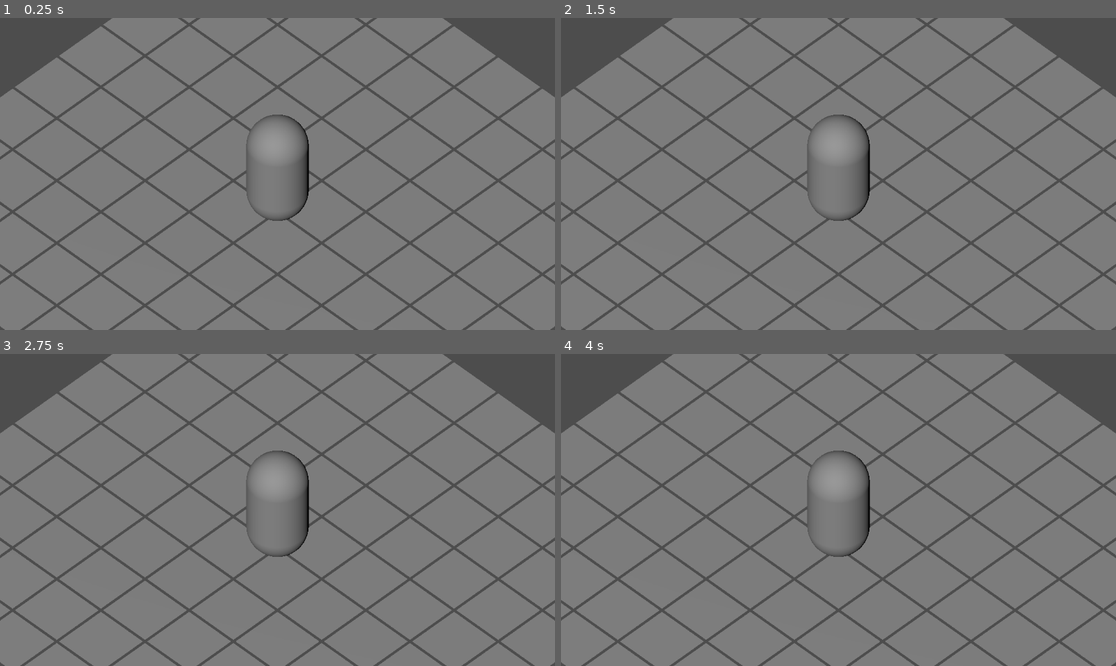
Above: before the commit, frames 1-4 (two rows, left to right).
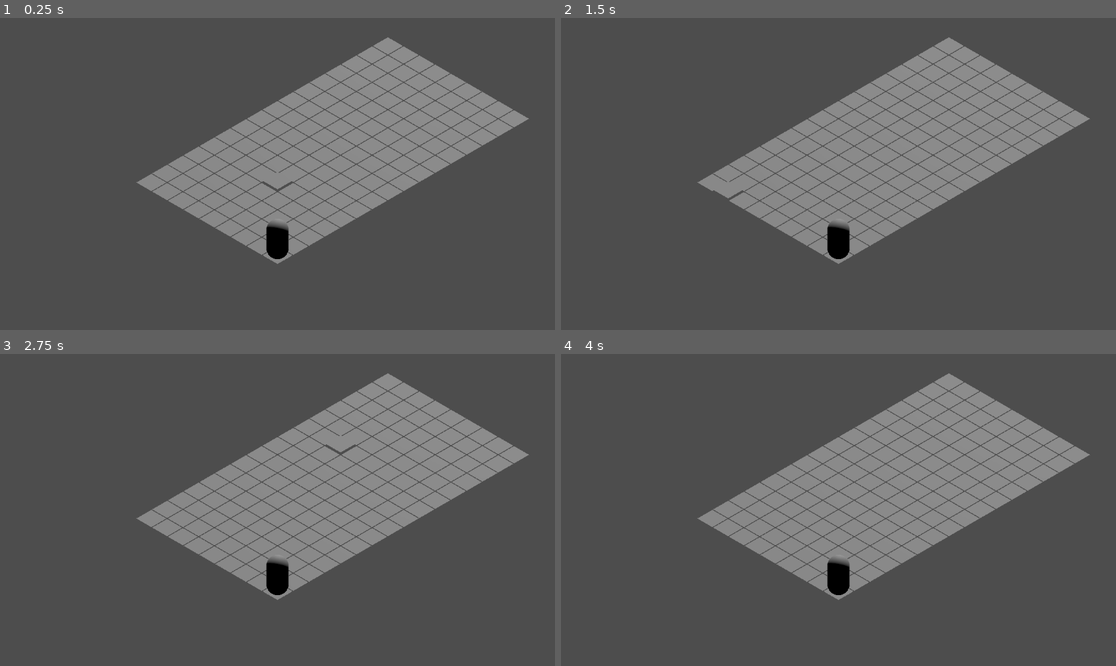
Above: after the commit, the same moments.

Repository: Onni345/Epoch
Game: Godot game, scene res://src/scenes/main.tscn
Same seed, same stepped clock (60 frames per second), same inputs: the game is played once before the commit and once after it.
Inputs (mouse positions are in pixels of both pictures, inside the frame that each line leads up to):
- Up to frame 1 (0.25 s): no input
- Up to frame 2 (1.5 s): tap Enter at 0.5 s; move the mouse to (960, 158) at 0.52 s; tap Space at 1.25 s; move the mouse to (727, 189) at 1.27 s
- Up to frame 3 (2.75 s): tap Enter at 2 s; move the mouse to (333, 441) at 2.02 s
- Up to frame 4 (4 s): tap Space at 2.75 s; move the mouse to (810, 572) at 2.77 s; tap Enter at 3.5 s; move the mouse to (1005, 556) at 3.52 s

The runs differ from the first frame. In frame 1, 70% of the frame differs, in the area x 0-100%, y 0-100%; in frame 2, 70%; in frame 3, 70%; in frame 4, 70%.

Commit message:
cursor-pos-based tile effects (character movement p1)

Diff:
--- /dev/null
+++ b/src/scenes/floor_tile.gd
@@ -0,0 +1,17 @@
+extends Node3D
+@onready var tile_mesh: MeshInstance3D = $"MeshInstance3D"
+
+# Called when the node enters the scene tree for the first time.
+func _ready() -> void:
+	pass # Replace with function body.
+
+
+# Called every frame. 'delta' is the elapsed time since the previous frame.
+func _process(delta: float) -> void:
+	pass
+
+func set_hover_state(is_hovered: bool) -> void:
+	if is_hovered:
+		tile_mesh.position.y = 0.1
+	else:
+		tile_mesh.position.y = 0.0
--- a/src/scenes/floor_tile.tscn
+++ b/src/scenes/floor_tile.tscn
@@ -1,9 +1,12 @@
 [gd_scene format=3 uid="uid://bbkqbnxelxmrv"]
+
+[ext_resource type="Script" uid="uid://cm2fhjg7hdyrr" path="res://src/scenes/floor_tile.gd" id="1_fku4r"]
 
 [sub_resource type="PlaneMesh" id="PlaneMesh_qwxwg"]
 size = Vector2(0.95, 0.95)
 
 [node name="FloorTile" type="Node3D" unique_id=789745288]
+script = ExtResource("1_fku4r")
 
 [node name="MeshInstance3D" type="MeshInstance3D" parent="." unique_id=1999656989]
 mesh = SubResource("PlaneMesh_qwxwg")
--- a/src/scenes/grid_manager.gd
+++ b/src/scenes/grid_manager.gd
@@ -1,12 +1,24 @@
 extends Node3D
 
 @export var tile_scene: PackedScene = preload("res://src/scenes/floor_tile.tscn")
-@export var grid_size: Vector2i = Vector2i(10, 10)
+@export var grid_size: Vector2i = Vector2i(9, 16)
 @export var cell_size: float = 1.0
+
+var tile_registry: Dictionary = {}
 
 func _ready() -> void:
 	generate_grid_visuals()
 
+# Called every frame. 'delta' is the elapsed time since the previous frame.
+func _process(delta: float) -> void:
+	pass
+
+func world_to_grid(world_pos: Vector3) -> Vector2i:
+
+	var x = floor(world_pos.x / cell_size + grid_size.x) - grid_size.x
+	var z = floor(world_pos.z / cell_size + grid_size.y) - grid_size.y
+
+	return Vector2i(x, z)
 
 func generate_grid_visuals() -> void:
 	for x in grid_size.x:
@@ -15,13 +27,17 @@
 			var tile = tile_scene.instantiate() as Node3D
 			add_child(tile)
 
+			# map the x,z pos to this tile obj
+			tile_registry[Vector2i(x, z)] = tile
+
 			# Calculate the center position of the cell
 			# Adding half the cell size centers the model inside the mathematical grid square
-			var world_x = (x-5) * cell_size + (cell_size / 2.0)
-			var world_z = (z-5) * cell_size + (cell_size / 2.0)
+			var world_x = x * cell_size + (cell_size / 2.0)
+			var world_z = z * cell_size + (cell_size / 2.0)
 
 			tile.transform.origin = Vector3(world_x, 0, world_z)
 
-# Called every frame. 'delta' is the elapsed time since the previous frame.
-func _process(delta: float) -> void:
-	pass
+func get_tile_at(coords: Vector2i) -> Node3D:
+	if tile_registry.has(coords):
+		return tile_registry[coords]
+	return null
--- /dev/null
+++ b/src/scenes/input_manager.gd
@@ -0,0 +1,41 @@
+extends Node3D
+
+@onready var camera: Camera3D = $"../Camera3D"
+@onready var grid_manager: Node3D = $"../GridManager"
+
+var last_hovered_coord: Vector2i = Vector2i(-999, -999)
+
+# Called when the node enters the scene tree for the first time.
+func _ready() -> void:
+	pass # Replace with function body.
+
+
+# Called every frame. 'delta' is the elapsed time since the previous frame.
+func _process(delta: float) -> void:
+	var current_grid_coord = get_mouse_grid_position()
+	if (current_grid_coord != last_hovered_coord):
+		var old_tile: Node3D = grid_manager.get_tile_at(last_hovered_coord)
+		var new_tile: Node3D = grid_manager.get_tile_at(current_grid_coord)
+		if old_tile != null:
+			old_tile.set_hover_state(false)
+
+		if new_tile != null:
+			new_tile.set_hover_state(true)
+		last_hovered_coord = current_grid_coord
+
+	# print("Hovering over: ", current_grid_coord)
+
+	pass
+
+func get_mouse_grid_position() -> Vector2i:
+	var mouse_pos = get_viewport().get_mouse_position()
+
+	var ray_origin = camera.project_ray_origin(mouse_pos)
+	var ray_normal = camera.project_ray_normal(mouse_pos)
+
+	var floor_plane = Plane(Vector3.UP, 0.0)
+	var intersection_point = floor_plane.intersects_ray(ray_origin, ray_normal)
+	if intersection_point != null:
+		return grid_manager.world_to_grid(intersection_point)
+
+	return Vector2i(-1, -1)
--- a/src/scenes/main.tscn
+++ b/src/scenes/main.tscn
@@ -1,6 +1,7 @@
 [gd_scene format=3 uid="uid://dt7w6dhi0om7h"]
 
 [ext_resource type="Script" uid="uid://8si6vgqc5bxo" path="res://src/scenes/grid_manager.gd" id="1_kkvs4"]
+[ext_resource type="Script" uid="uid://2gko715kaj8t" path="res://src/scenes/input_manager.gd" id="2_rr2wm"]
 
 [sub_resource type="CapsuleShape3D" id="CapsuleShape3D_1fxj6"]
 
@@ -24,9 +25,9 @@
 [node name="GameWorld" type="Node3D" parent="SubViewportContainer/SubViewport" unique_id=803481125]
 
 [node name="Camera3D" type="Camera3D" parent="SubViewportContainer/SubViewport/GameWorld" unique_id=1921228511]
-transform = Transform3D(0.70710677, -0.49999997, 0.49999997, 0, 0.70710677, 0.70710677, -0.70710677, -0.49999997, 0.49999997, 10, 15, 10)
+transform = Transform3D(-0.70710677, 0.40860698, -0.57709634, 0, 0.81613755, 0.57785755, 0.70710665, 0.40860704, -0.5770964, -20, 25, -20)
 projection = 1
-size = 5.0
+size = 14.0
 
 [node name="GridManager" type="Node3D" parent="SubViewportContainer/SubViewport/GameWorld" unique_id=2010418119]
 script = ExtResource("1_kkvs4")
@@ -34,7 +35,7 @@
 [node name="NavManager" type="Node3D" parent="SubViewportContainer/SubViewport/GameWorld" unique_id=469831101]
 
 [node name="Chef" type="CharacterBody3D" parent="SubViewportContainer/SubViewport/GameWorld" unique_id=1484522133]
-transform = Transform3D(1, 0, 0, 0, 1, 0, 0, 0, 1, 0, 1, 0)
+transform = Transform3D(1, 0, 0, 0, 1, 0, 0, 0, 1, 0.5, 0.9, 0.5)
 
 [node name="CollisionShape3D" type="CollisionShape3D" parent="SubViewportContainer/SubViewport/GameWorld/Chef" unique_id=1008707742]
 shape = SubResource("CapsuleShape3D_1fxj6")
@@ -44,3 +45,6 @@
 
 [node name="DirectionalLight3D" type="DirectionalLight3D" parent="SubViewportContainer/SubViewport/GameWorld" unique_id=495149145]
 transform = Transform3D(0.8660254, -0.35355338, 0.35355338, 0, 0.70710677, 0.70710677, -0.5, -0.6123724, 0.6123724, 1.5415446, 5, 2.357998)
+
+[node name="InputManager" type="Node3D" parent="SubViewportContainer/SubViewport/GameWorld" unique_id=1465573164]
+script = ExtResource("2_rr2wm")
Not shown, added: src/scenes/floor_tile.gd.uid
Not shown, added: src/scenes/input_manager.gd.uid
